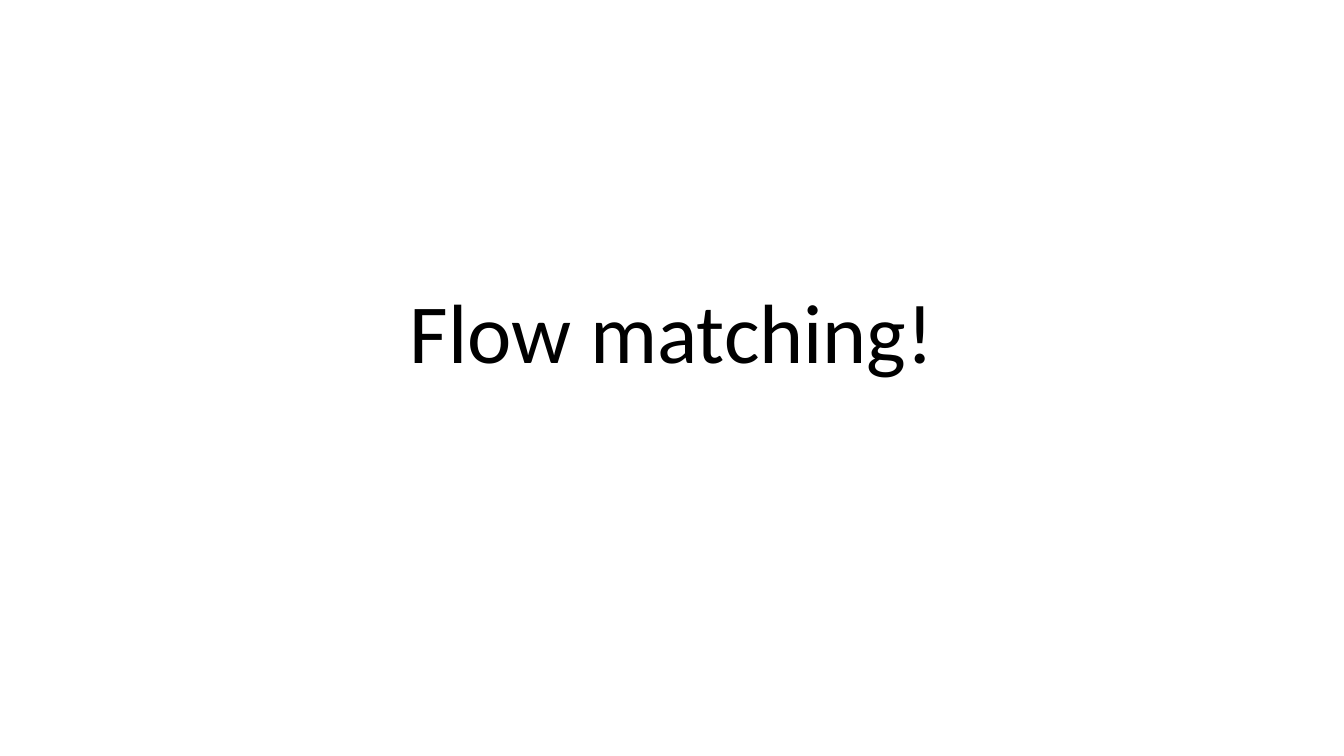
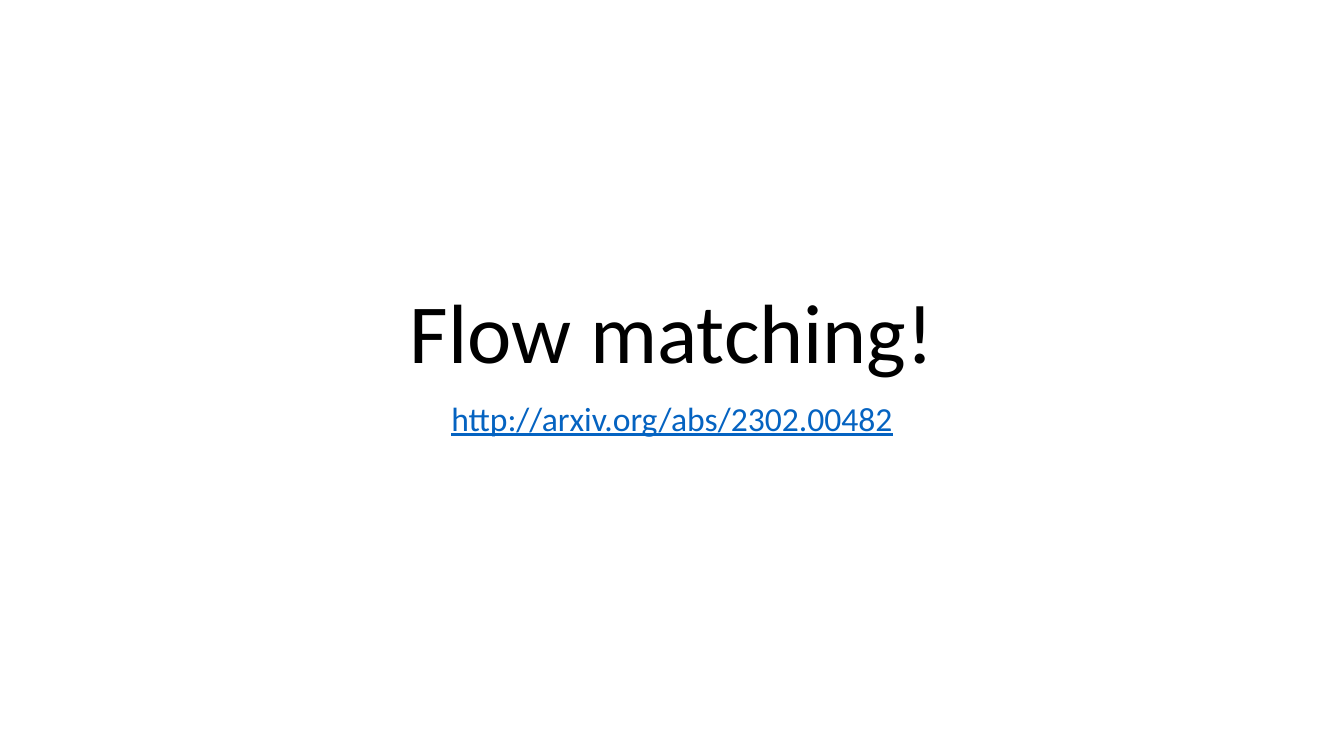
Before and after one commit to Dunni3/flowmatch_from_scratch, a slide deck: slide 1 of group_meeting_presentation.pptx. Drawn at 1344x756 pixels with LibreOffice and Linux fonts; fonts in the diff are those of the drawing. Boxes give left, top, right and bottom in pixels: in the first picture for what was removed or moved away, otherwise in the second. Text is boxed around its words. In the diff, an @@ line names an element or a change of style, - is before the commit and + after.

```diff
--- a/group_meeting_presentation.pptx
+++ b/group_meeting_presentation.pptx
@@ subtitle added at (451,407,892,437), 24 pt, text #0563C1, underline @@
+http://arxiv.org/abs/2302.00482
```
Also in this commit, not shown: 1 other slide changed, 11 slides added, 1 other file.
